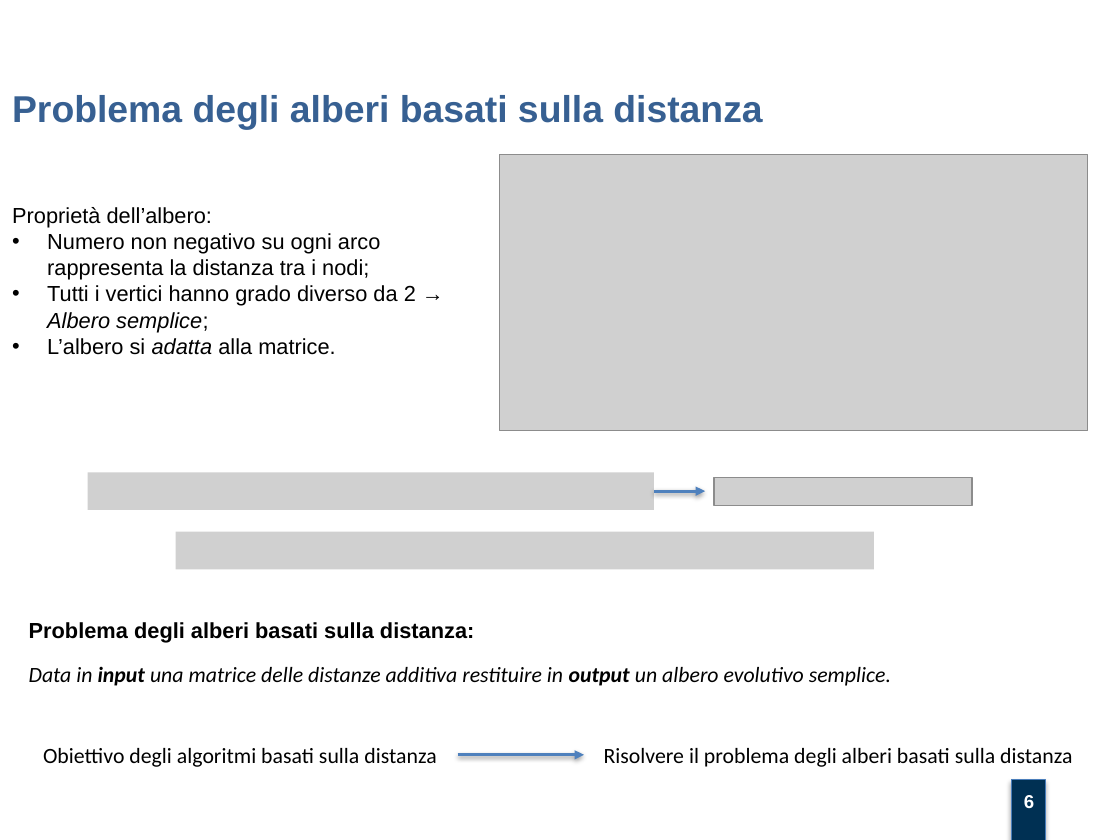
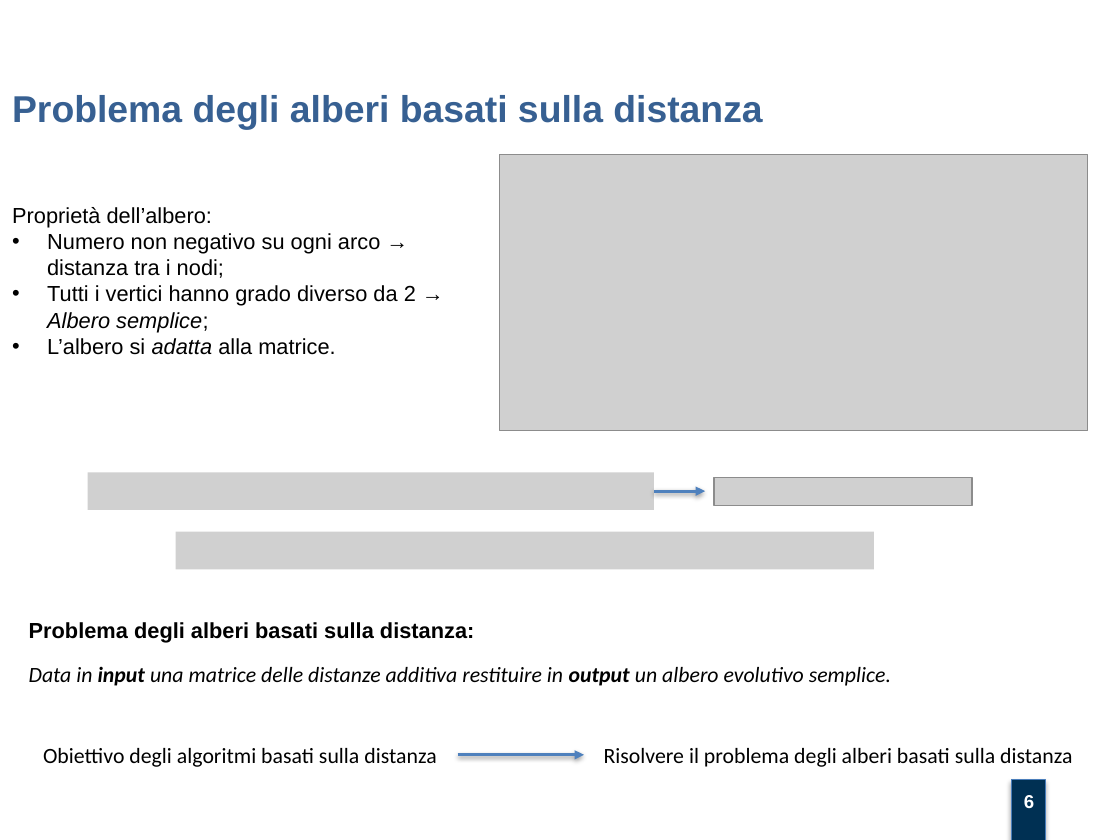
Before and after one commit to mtortoli/Thesis, a slide deck: slide 6 of Discussione Laurea/Slides v.1.0.pptx. Drawn at 1120x840 pixels with LibreOffice and Linux fonts; fonts in the diff are those of the drawing; grey boxes stand for pictures; background and template pictures are left out. Boxes give left, top, right and bottom in pixels: in the first picture for what was removed or moved away, otherwise in the second. Text is boxed around its words. In the diff, an @@ line names an element or a change of style, - is before the commit and + after.

```diff
--- a/Discussione Laurea/Slides v.1.0.pptx
+++ b/Discussione Laurea/Slides v.1.0.pptx
@@ text at bbox=[47, 233, 380, 278]: text changed @@
-• Numero non negativo su ogni arco rappresenta la distanza tra i nodi;
+• Numero non negativo su ogni arco → distanza tra i nodi;
```
Also in this commit, not shown: 11 other slides changed, 1 other file.
